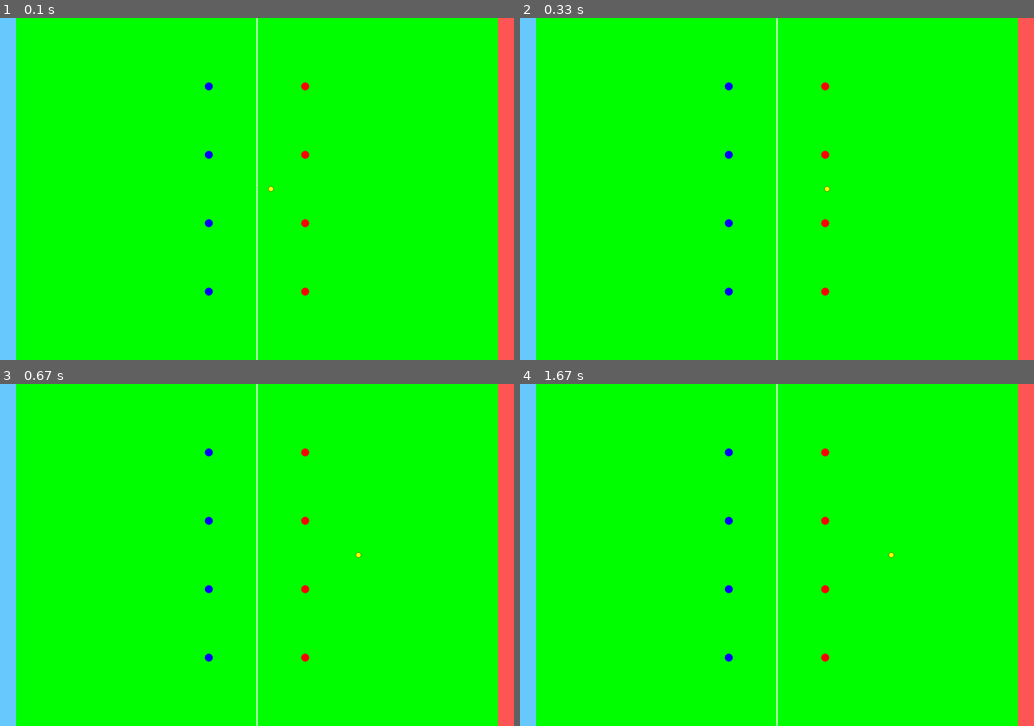
Above: before the commit, frames 1-4 (two rows, left to right).
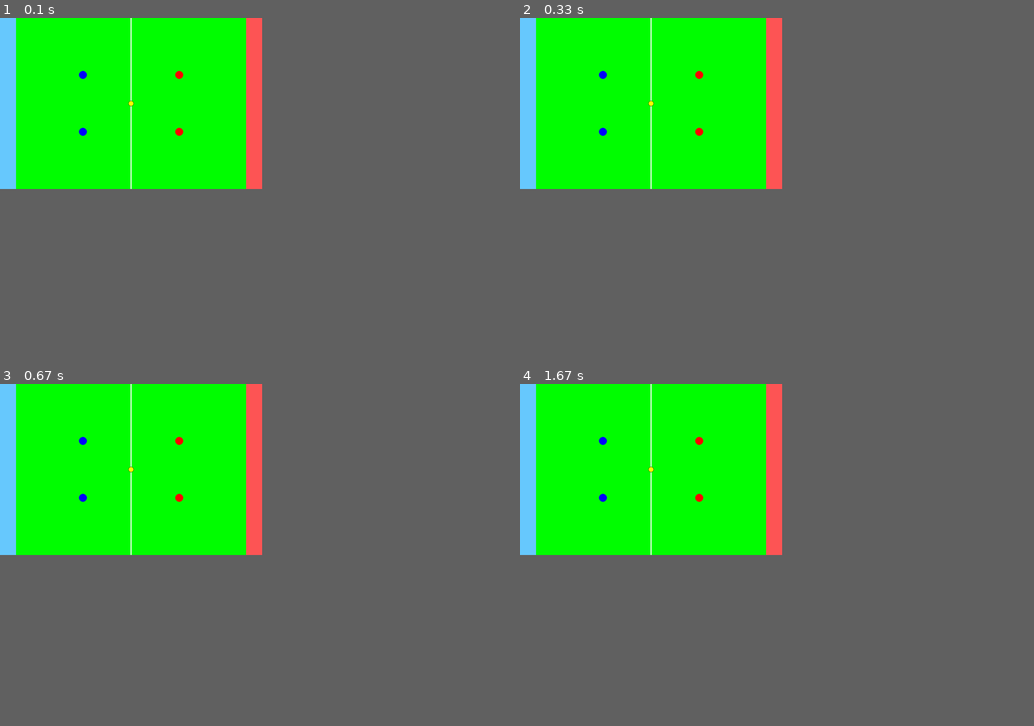
Above: after the commit, the same moments.

Repository: RL-RedLeaf/DiscUI
Game: pygame game, started from main.py
Two runs of this game, one before a commit and one after it. Both use one fixed random seed, a clock stepped at 60 frames per second and the inputs below.
Inputs:
- Up to frame 1 (0.1 s): no input
- Up to frame 2 (0.33 s): no input
- Up to frame 3 (0.67 s): no input
- Up to frame 4 (1.67 s): no input
The window is 900x600 before the commit and 459x300 after it. Grey fills any space a smaller window leaves; there, only what the larger window draws over its background counts as a difference.

The runs differ from the first frame. In frame 1, 7.1% of the frame differs, in the area x 0-100%, y 0-100%; in frame 2, 7.1%; in frame 3, 7.1%; in frame 4, 7.1%.

Commit message:
物理引擎更新
我们为飞盘添加了物理引擎，同时编写了接抛逻辑（半成品）；同时简单更改了一些坐标计算，现在它支持自定义窗口大小了

Diff:
--- a/DiscUI.py
+++ b/DiscUI.py
@@ -74,9 +74,10 @@
         self.event_bus.publish(GameStartEvent(
             self,None,
             {self.team1.team_id:self.player_num,self.team2.team_id:self.player_num},
-            {self.team1.team_id:(0,0,60,1280),self.team2.team_id:(1860,0,60,1280)},
-            {self.team1.team_id:[[1920//2-180,1280//(self.player_num+1)*(i+1)] for i in range(self.player_num+1)],
-             self.team2.team_id:[[1920//2+180,1280//(self.player_num+1)*(j+1)] for j in range(self.player_num+1)]}
+            {self.team1.team_id:(0,0,60,self.screen.get_height()),self.team2.team_id:(self.screen.get_width()-60,0,60,self.screen.get_height())},
+            {self.team1.team_id:[[self.screen.get_width()//2-180,self.screen.get_height()//(self.player_num+1)*(i+1)] for i in range(self.player_num+1)],
+             self.team2.team_id:[[self.screen.get_width()//2+180,self.screen.get_height()//(self.player_num+1)*(j+1)] for j in range(self.player_num+1)]}
+            ,self.screen
             ))
         self.event_bus.publish(self.game_state)
         while self.running:
@@ -137,12 +138,31 @@
 #state系列事件应被传输给DiscGame类
 #其余事件为不同实体之间传输
 class DiscThrownEvent(Event):
-    pass
+    """
+    DiscThrownEvent 用于传递投出飞盘的信息，包含以下参数：
+    target(disc) : 目标飞盘
+    sender(player) : 投飞盘的队员
+    power([x,y,h]) : 投掷飞盘的力度, 预计直接作用于速度
+    """
+    def __init__(self, sender, target, Power:list) -> None:
+        super().__init__(sender, target)
+        self.power = Power
 
 class DiscCaughtEvent(Event):
-    pass
+    """
+    DiscCaughtEvent 用于传递接取、夺取飞盘的事件，包含以下参数：
+    target(disc) : 目标飞盘
+    sender(player) : 接取、抢夺飞盘的队员
+    """
+    def __init__(self, sender, target):
+        super().__init__(sender, target)
 
 class DiscMovedEvent(Event):
+    """
+    DiscMovedEvent 是一个不知道为什么建立的事件
+    但是在飞盘游戏中, 持有飞盘的运动员是不允许移动的
+    但是先留着, 万一后面用到了呢? 或许以后改成篮球可以用
+    """
     def __init__(self,tg_pos, sender, target=None):
         super().__init__(sender, target)
         self.tg_pos=tg_pos
@@ -170,12 +190,13 @@
 
 #开始游戏事件
 class GameStartEvent(Event):
-    def __init__(self,sender,target,team_player_num,score_loc,pos_dict,delta_time=0.016):
+    def __init__(self,sender,target,team_player_num,score_loc,pos_dict,screen,delta_time=0.016):
         super().__init__(sender,target)
         self.team_player_num=team_player_num
         self.score_loc = score_loc #得分区列表
         self.pos_dict=pos_dict
         self.delta_time=delta_time
+        self.screen=screen
 
 #实体-父类，包含位置、事件总线
 class Entity:
@@ -241,13 +262,14 @@
 class Disc(Entity):                      #飞盘类，与游戏主线程和队员进行交互
     def __init__(self,event_bus):
         super().__init__(event_bus)
-        self.pos=[1920//2,1280//2]
+        self.pos=[0,0]
         self.state=1 #0:落地,1:在空中,2:被持有,3:正在争夺
         self.holder=None #持有者
+        self.sub_holder=[]
         # self.motion=[0,0]     # 我发现这个量似乎没什么用，先留着（
-        self.height=10
+        self.height=0
         self.gravity = 9.8
-        self.velocity = [300, 0, 0]  # 三维速度:[x,y,h]
+        self.velocity = [0, 0, 0]  # 三维速度:[x,y,h]
         # self.mass = 1.0       # 我发现这个量似乎没什么用，先留着（
         self.event_bus.subscribe(GameStartEvent,self.create_disc)
         self.event_bus.subscribe(GameState, self.mainloop)
@@ -255,16 +277,33 @@
         self.event_bus.subscribe(DiscThrownEvent, self.state_update)
         self.event_bus.subscribe(DiscMovedEvent, self.state_update)
         self.running=True
+
     def create_disc(self,event):
         self.delta_time = event.delta_time
+        self.screen=event.screen
+        self.pos=[self.screen.get_width()//2,self.screen.get_height()//2]
         self.event_bus.publish(DiscStateEvent(self,self))
 
 
-    def state_update(self,event):              #与主线程进行交互，发布state事件
+    def state_update(self,event):              #与主线程进行交互，处理state事件
         # if type(event) == DiscMovedEvent: #游戏规则持盘不可移动
         #     if self.state == 2 and self.holder == event.sender:
         #         if self._move(self.pos,event.tg_pos):
         #             self.pos = event.tg_pos
+
+        if type(event) == DiscThrownEvent:  #投掷飞盘.jpg
+            if self.state == 2 and self.holder == event.sender:
+                if self._check_movement(event.power):
+                    self.velocity[0] += event.power[0]
+                    self.velocity[1] += event.power[1]
+                    self.velocity[2] += event.power[2]
+
+        if type(event) == DiscCaughtEvent:  #投掷飞盘.jpg
+            if self.state != 2:
+                if self._check_catch(event):
+                    self.state = 3
+                    self.sub_holder.append(event.sender)
+
         pass
 
     def state_movement(self):                  #物理引擎
@@ -275,6 +314,9 @@
             self.pos[0] += self.velocity[0] * self.delta_time
             self.pos[1] += self.velocity[1] * self.delta_time
             self.height += self.velocity[2] * self.delta_time
+            # 边界检测
+            self.pos[0] = max(0, min(self.screen.get_width(), self.pos[0]))
+            self.pos[1] = max(0, min(self.screen.get_height(), self.pos[1]))
 
             # 落地检测
             if self.height <= 0:
@@ -284,13 +326,24 @@
                 self.velocity = [0, 0, 0]
 
             # print(f"飞盘物理引擎-状态更新：\n 三维速度([x,y,h]){self.velocity} \n 位置([x,y]):{self.pos} \n 高度:{self.height}")
+
+        elif self.state == 2:
+            pass    #我不管了反正希望在争夺盘的时候已经写好了速度重置代码，要不然就开摆（
+
         pass
 
     def mainloop(self,event):
         self.state_movement()#处理移动等信息
+
+        """这里要补一个处理抢夺飞盘的逻辑, 但是空白太小写不下, 留待后人来写awa"""
+
         self.event_bus.publish(DiscStateEvent(self, self))
 
-
+    def _check_movement(power): #检测投掷飞盘合理性
+        return True
+
+    def _check_catch(event):
+        return True
 
 
 class GameState:                         #游戏主状态，用于传达所有游戏状态，应被所有实体订阅
@@ -331,7 +384,7 @@
 
         pygame.draw.rect(self.screen,(104,202,255),self .score_loc[0])  #得分区1
         pygame.draw.rect(self.screen,(255,86,86),self.score_loc[1])    #得分区2
-        pygame.draw.rect(self.screen, "white", (958, 0, 4, 1280))#中线
+        pygame.draw.rect(self.screen, "white", (self.screen.get_width()//2-2, 0, 4, self.screen.get_height()))#中线
         #队员
         for team in list(event.teams.values()):
             for player in team.player_list:
@@ -345,7 +398,7 @@
 '''主程序接口'''
 def game(player_num,team_agent_list=None,player_agent_list=None):
     pygame.init()                                   #初始化pygame
-    screen = pygame.display.set_mode((1920,1280))
+    screen = pygame.display.set_mode((980,640))
     clock = pygame.time.Clock()
     Game=DiscGame(                                  #创建游戏
         screen,clock,
--- a/main.py
+++ b/main.py
@@ -1,3 +1,3 @@
 import DiscUI
 
-DiscUI.game(4)
+DiscUI.game(2)
